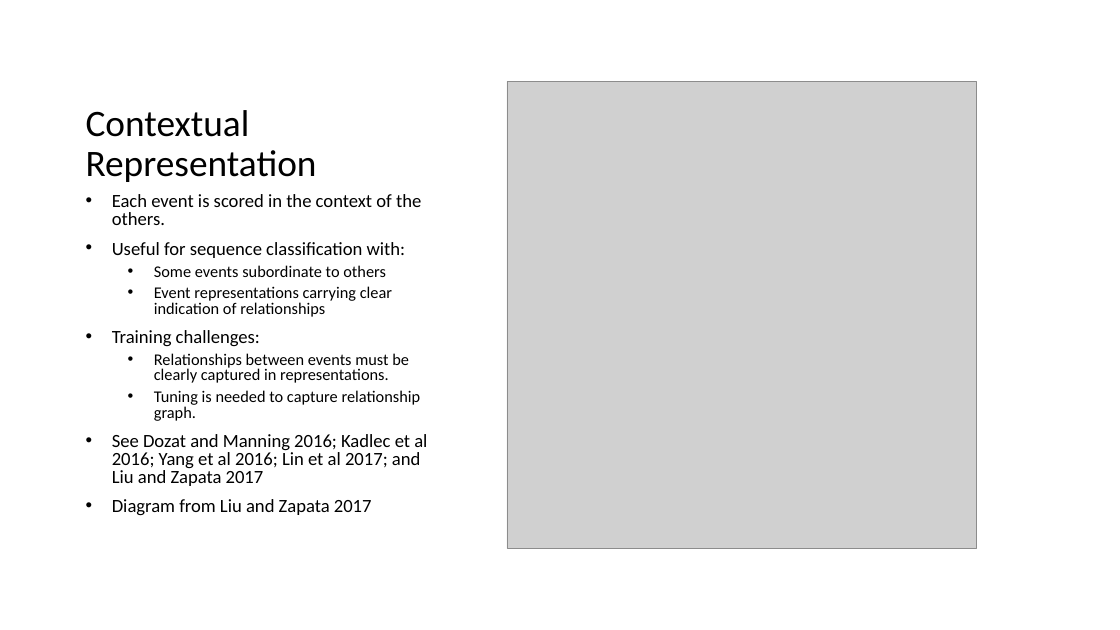
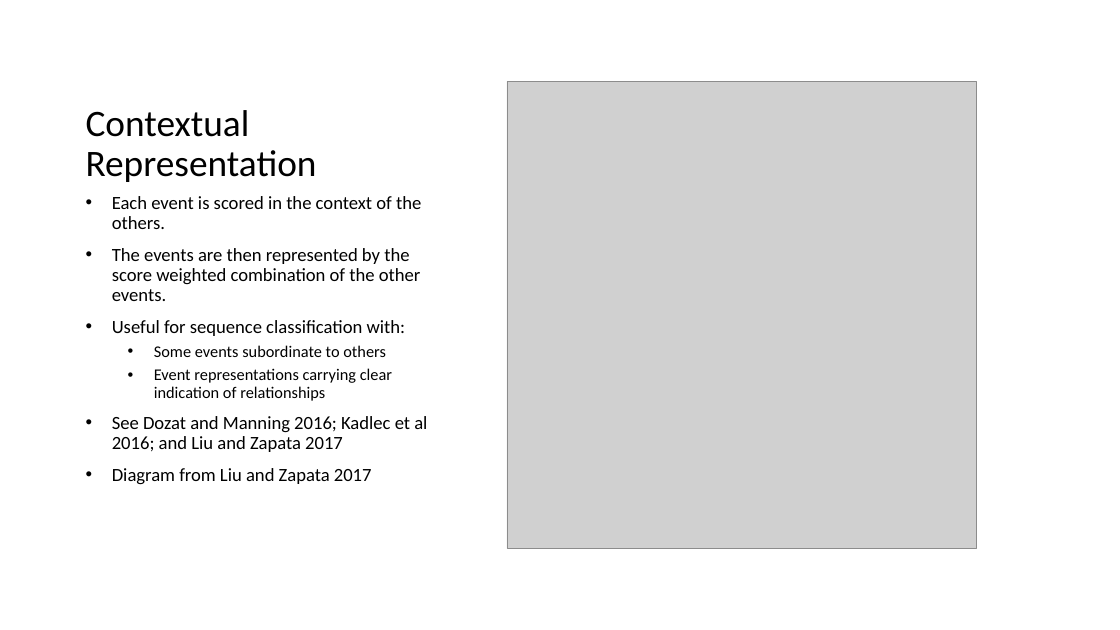
Before and after one commit to clinzy/AttentionModels101, a slide deck: slide 14 of AttentionModels101-DSNashville.pptx. Drawn at 1120x630 pixels with LibreOffice and Linux fonts; fonts in the diff are those of the drawing; grey boxes stand for pictures. Boxes give left, top, right and bottom in pixels: in the first picture for what was removed or moved away, otherwise in the second. Text is boxed around its words. In the diff, an @@ line names an element or a change of style, - is before the commit and + after.

```diff
--- a/AttentionModels101-DSNashville.pptx
+++ b/AttentionModels101-DSNashville.pptx
@@ text at box(112, 196, 421, 485): line spacing 0.8 to 0.9 @@
@@ text at box(112, 248, 421, 301): paragraph added @@
+• The events are then represented by the score weighted combination of the other events.
@@ text at box(112, 416, 427, 452): text changed; size 14 to 16 pt @@
-• Training challenges:
-  • Relationships between events must be clearly captured in representations.
-  • Tuning is needed to capture relationship graph.
-• See Dozat and Manning 2016; Kadlec et al 2016; Yang et al 2016; Lin et al 2017; and Liu and Zapata 2017
+• See Dozat and Manning 2016; Kadlec et al 2016; and Liu and Zapata 2017
```
Also in this commit, not shown: 11 other slides changed.
